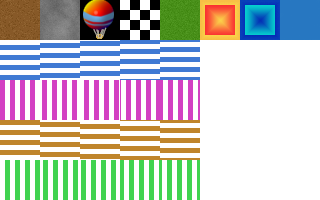
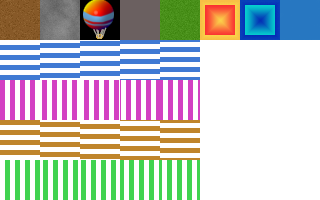
Layered file, before and after one edit (320x200). Changes by layer:
painted on "Layer 4" over (120, 0, 160, 40)
